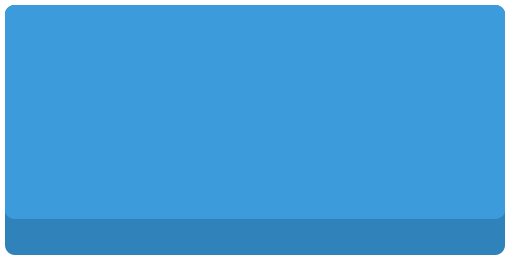
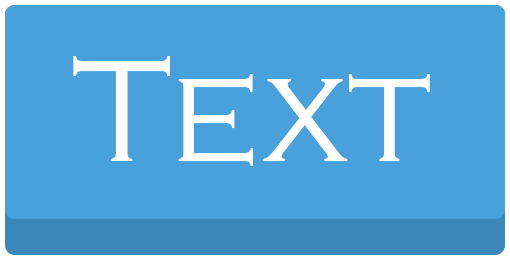
Layered file, before and after one edit (510px x 260px). Changes by layer:
added layer "Text" above "Rounded Rectangle 1 copy" over 73, 56, 430, 166
